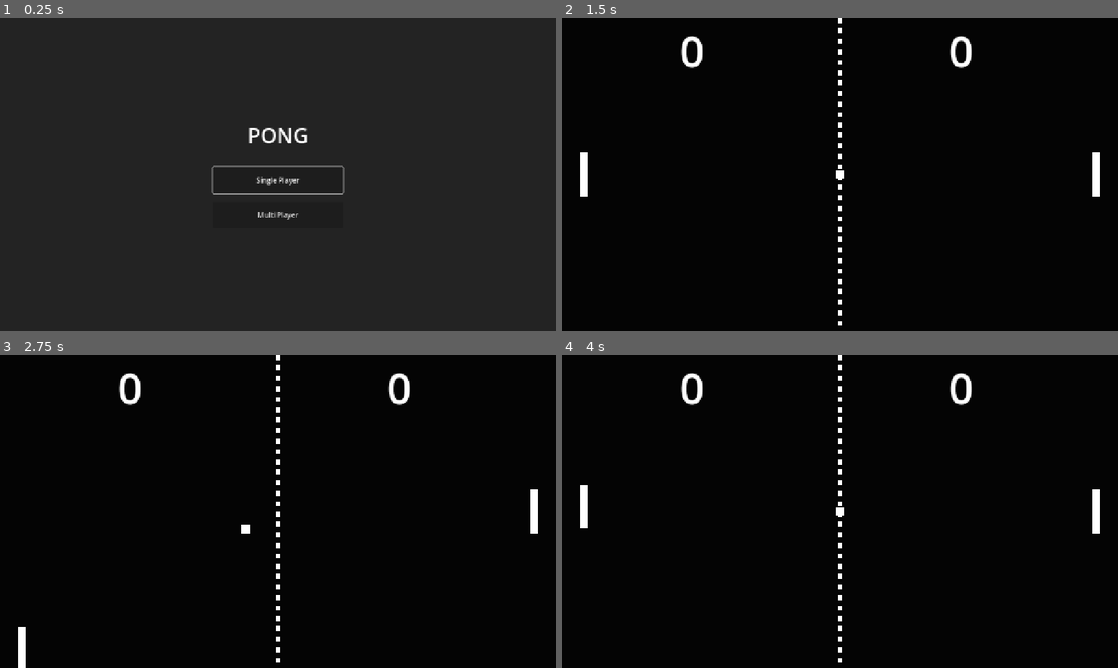
Above: before the commit, frames 1-4 (two rows, left to right).
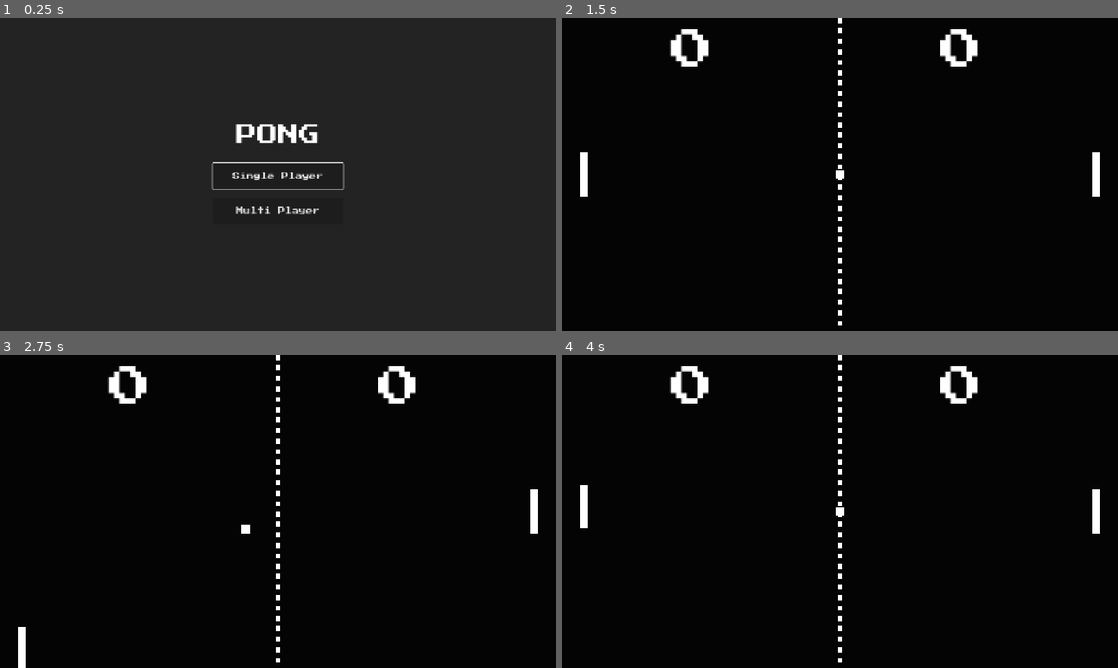
Above: after the commit, the same moments.

Repository: Wanille27/gamingMaschineAusDerHoelle
Game: Godot game, scene res://scenes/main_menu.tscn
Two runs of this game, one before a commit and one after it. Both use one fixed random seed, a clock stepped at 60 frames per second and the inputs below.
Inputs:
- Up to frame 1 (0.25 s): no input
- Up to frame 2 (1.5 s): click "Multi Player" at 0.5 s; tap Enter (ui_accept) at 1.25 s; hold D (ball_right) from 1.28 s (still down); tap E (ball_control) at 1.35 s
- Up to frame 3 (2.75 s): tap Enter (ui_accept) at 1.52, 2.27 s; release D (ball_right) at 2.03 s; hold S (ball_down) from 2.03 s (still down); tap E (ball_control) at 2.1 s
- Up to frame 4 (4 s): tap Enter (ui_accept) at 2.75, 3.77 s; release S (ball_down) at 2.78 s; hold D (ball_right) 2.78-3.53 s; tap E (ball_control) at 2.85, 3.6 s; tap R (reset) at 3.5 s; hold W (ball_up) from 3.53 s (still down)

The runs differ from the first frame. In frame 1, 1.6% of the frame differs, in the area x 38-62%, y 33-65%; in frame 2, 0.9%; in frame 3, 0.9%; in frame 4, 0.9%.

Commit message:
Update Font and Music
Change Font to Style from Discord, add some Sound Effects

Diff:
--- a/pong4/project.godot
+++ b/pong4/project.godot
@@ -29,6 +29,10 @@
 [dotnet]
 
 project/assembly_name="Pong4"
+
+[gui]
+
+theme/custom_font="uid://bd3fe6aweevja"
 
 [input]
 
--- a/pong4/scenes/ball.tscn
+++ b/pong4/scenes/ball.tscn
@@ -1,6 +1,8 @@
-[gd_scene load_steps=4 format=3 uid="uid://cpdm0w0a42p6u"]
+[gd_scene load_steps=6 format=3 uid="uid://cpdm0w0a42p6u"]
 
 [ext_resource type="Script" uid="uid://qnh1fsh2eil" path="res://scripts/ball.gd" id="1_7s4qf"]
+[ext_resource type="AudioStream" uid="uid://dpr7owipthipr" path="res://assets/ping_pong_8bit_beeep.ogg" id="2_f7cbr"]
+[ext_resource type="AudioStream" uid="uid://bdpxp3xmewrce" path="res://assets/ping_pong_8bit_plop.ogg" id="3_4dx81"]
 
 [sub_resource type="QuadMesh" id="QuadMesh_n1dj2"]
 
@@ -15,3 +17,9 @@
 
 [node name="CollisionShape2D" type="CollisionShape2D" parent="."]
 shape = SubResource("RectangleShape2D_7s4qf")
+
+[node name="bleep" type="AudioStreamPlayer2D" parent="."]
+stream = ExtResource("2_f7cbr")
+
+[node name="plop" type="AudioStreamPlayer2D" parent="."]
+stream = ExtResource("3_4dx81")
--- a/pong4/scenes/game.tscn
+++ b/pong4/scenes/game.tscn
@@ -6,6 +6,7 @@
 [ext_resource type="PackedScene" uid="uid://bgbxy227ckqj6" path="res://scenes/wall.tscn" id="4_lbhrr"]
 [ext_resource type="PackedScene" uid="uid://xa4fxw1hapst" path="res://scenes/detector.tscn" id="5_iywne"]
 [ext_resource type="PackedScene" uid="uid://dl47486gxy70h" path="res://scenes/hud.tscn" id="6_p57ef"]
+[ext_resource type="AudioStream" uid="uid://bjskr5kd7670b" path="res://assets/8-bit-explosion-3-340456.mp3" id="7_u5sy4"]
 
 [sub_resource type="QuadMesh" id="QuadMesh_8cj0n"]
 
@@ -50,3 +51,6 @@
 position = Vector2(1290, 360)
 
 [node name="StartDelay" type="Timer" parent="."]
+
+[node name="Explosion" type="AudioStreamPlayer2D" parent="."]
+stream = ExtResource("7_u5sy4")
--- a/pong4/scripts/ball.gd
+++ b/pong4/scripts/ball.gd
@@ -2,6 +2,8 @@
 class_name Ball
 
 @export var speed_increase_per_bounce = 20
+@onready var bleep = $bleep
+@onready var plob = $plop
 
 var debug_mode = false
 var active = false
@@ -27,6 +29,7 @@
 
 	if colided:
 		move_dir = move_dir.bounce(get_last_slide_collision().get_normal())
+		plob.play()
 
 func reset(reset_pos):
 	global_position = reset_pos
@@ -43,3 +46,5 @@
 	move_dir.x *= -1
 
 	speed += speed_increase_per_bounce
+
+	bleep.play()
--- a/pong4/scripts/game.gd
+++ b/pong4/scripts/game.gd
@@ -3,6 +3,7 @@
 @onready var ball = $Ball
 @onready var paddle_one = $PaddleOne
 @onready var paddle_two = $PaddleTwo
+@onready var explosion = $Explosion
 
 @onready var detector_left = $DetectorLeft
 @onready var detector_right = $DetectorRight
@@ -59,11 +60,11 @@
 
 
 func _on_detectore_ball_out(is_left):
+	explosion.play()
 	if is_left:
 		score.y += 1
 	else:
 		score.x += 1
-	print(score)
 	hud.set_new_score(score)
 
 	if score.x >= final_score || score.y >= final_score:
Not shown, added: pong4/assets/8-bit-explosion-3-340456.mp3.import
Binary file added: pong4/assets/PressStart2P-Regular.ttf
Not shown, added: pong4/assets/PressStart2P-Regular.ttf.import
Not shown: 1 places in pong4/scenes/game.tscn that only renumber resources
Not shown, changed: .DS_Store
Not shown, changed: pong4/.DS_Store
Not shown, added: pong4/assets/8-bit-explosion-3-340456.mp3
